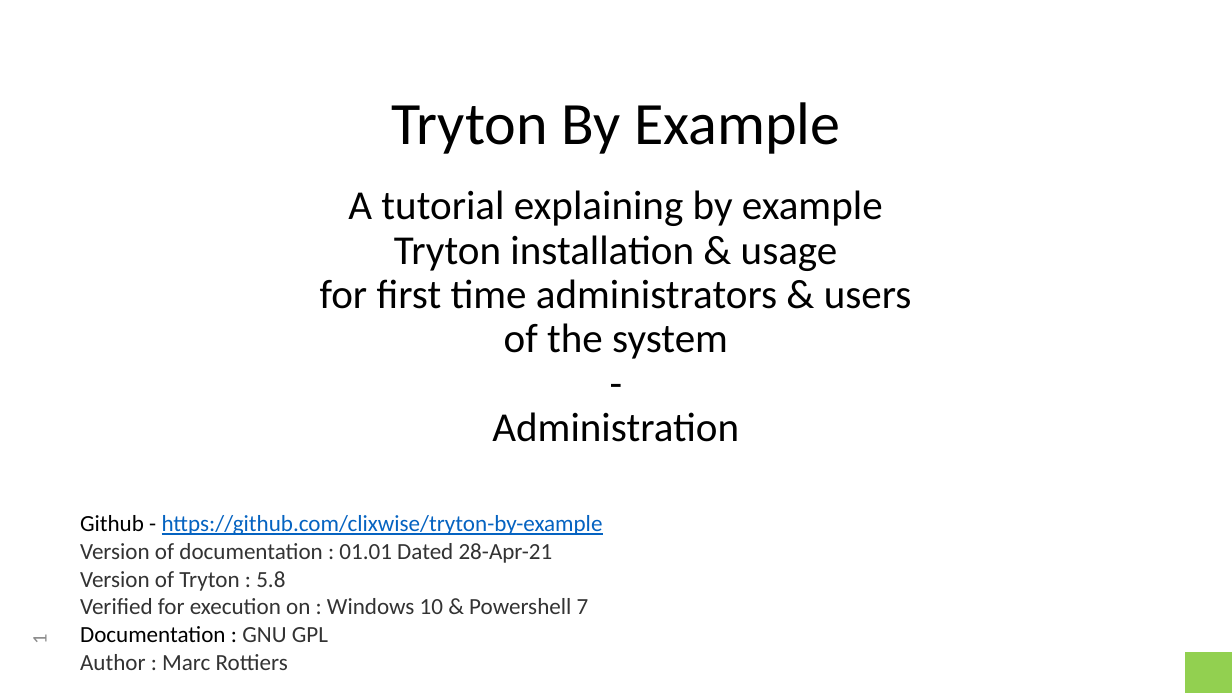
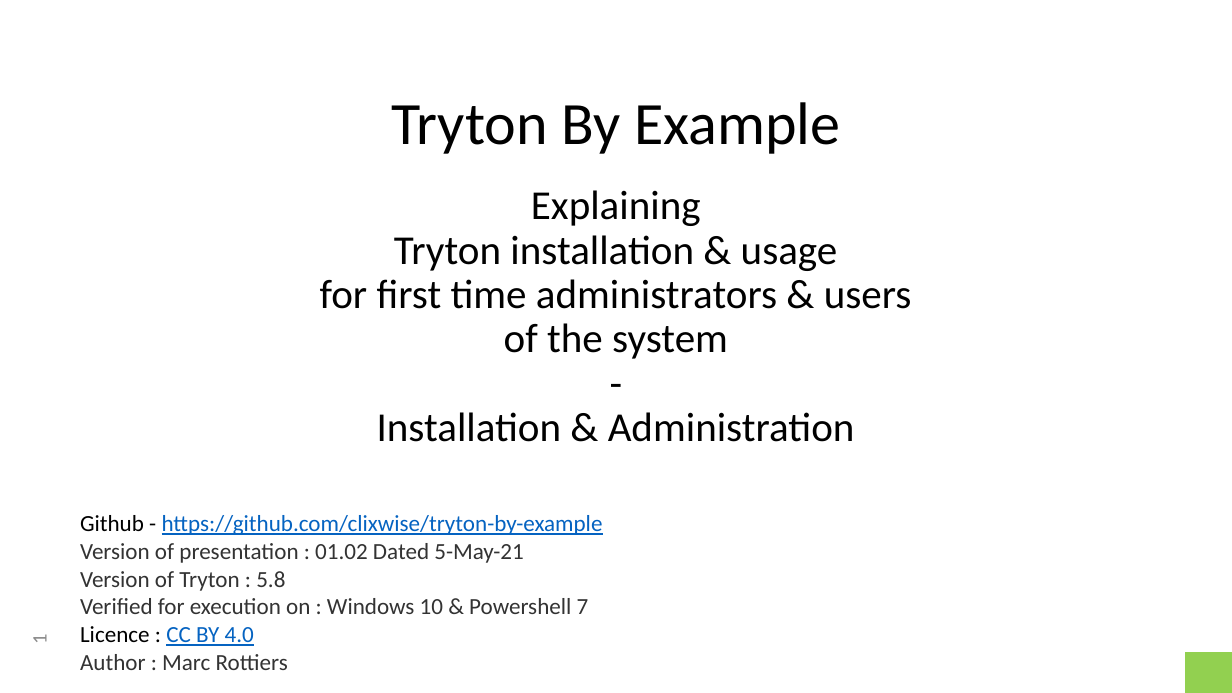
Before and after one commit to clixwise/tryton-by-example, a slide deck: slide 1 of 5.8/Tryton 5.8 - Doc 01.01 - Installation & administration.pptx. Drawn at 1232x693 pixels with LibreOffice and Linux fonts; fonts in the diff are those of the drawing. Boxes give left, top, right and bottom in pixels: in the first picture for what was removed or moved away, otherwise in the second. Text is boxed around its words. In the diff, an @@ line names an element or a change of style, - is before the commit and + after.

```diff
--- a/5.8/Tryton 5.8 - Doc 01.01 - Installation & administration.pptx
+++ b/5.8/Tryton 5.8 - Doc 01.01 - Installation & administration.pptx
@@ title at [320, 190, 912, 442]: text changed @@
-A tutorial explaining by example
-Tryton installation & usage
-for first time administrators & users
-of the system
--
-Administration
+Explaining
+Tryton installation & usage
+for first time administrators & users
+of the system
+-
+Installation & Administration
@@ subtitle at [80, 515, 603, 670]: text changed @@
-Github - https://github.com/clixwise/tryton-by-example
-Version of documentation : 01.01 Dated 28-Apr-21
-Version of Tryton : 5.8
-Verified for execution on : Windows 10 & Powershell 7
-Documentation : GNU GPL
-Author : Marc Rottiers
+Github - https://github.com/clixwise/tryton-by-example
+Version of presentation : 01.02 Dated 5-May-21
+Version of Tryton : 5.8
+Verified for execution on : Windows 10 & Powershell 7
+Licence : CC BY 4.0
+Author : Marc Rottiers
```
Also in this commit, not shown: 3 other slides changed, 4 slides removed, 6 other files.
